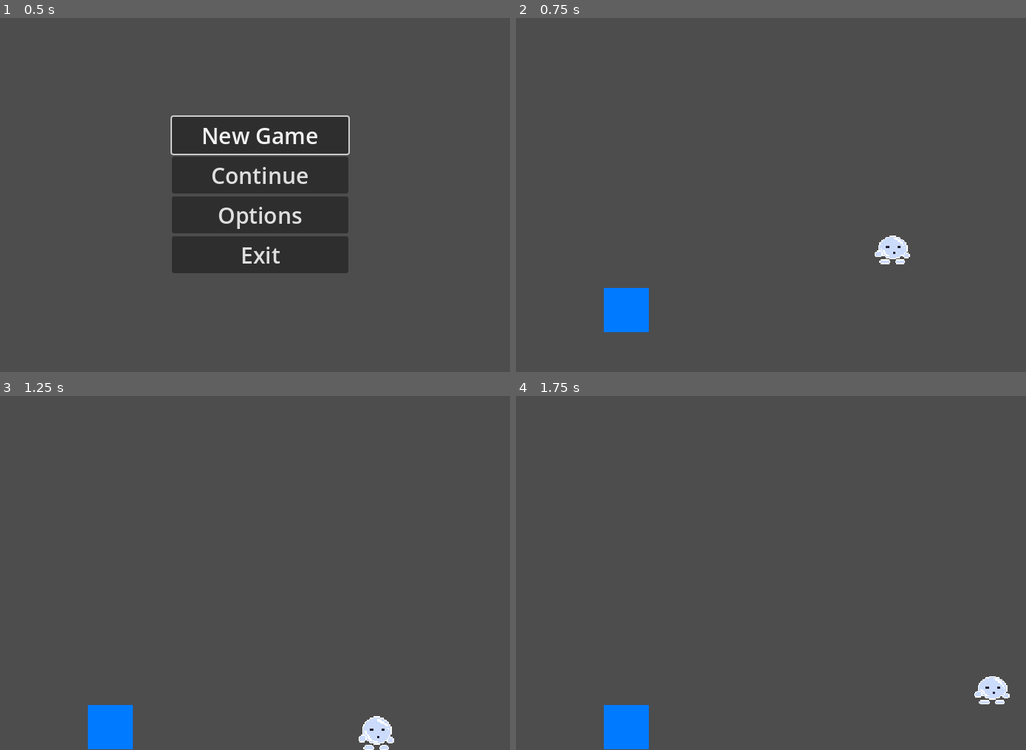
Above: before the commit, frames 1-4 (two rows, left to right).
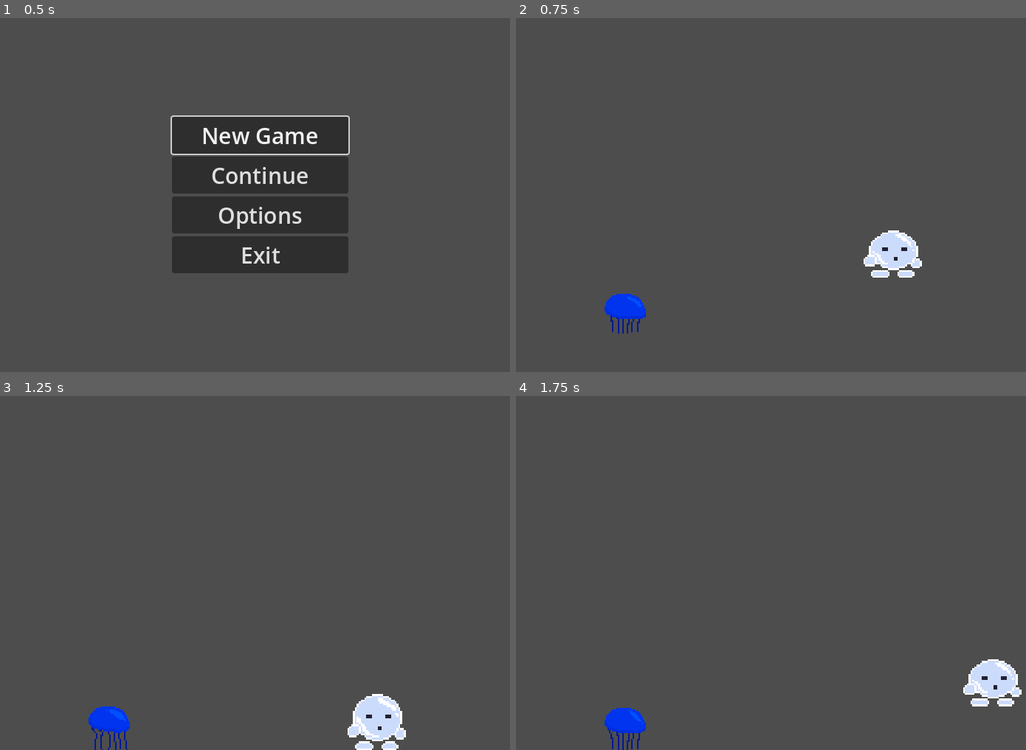
Above: after the commit, the same moments.

Repository: orestulis05/project-bubble
Game: Godot game, scene res://scenes/MainMenu.tscn
Same seed, same stepped clock (60 frames per second), same inputs: the game is played once before the commit and once after it.
Inputs:
- Up to frame 1 (0.5 s): no input
- Up to frame 2 (0.75 s): click "New Game" at 0.5 s
- Up to frame 3 (1.25 s): no input
- Up to frame 4 (1.75 s): hold D (move_right) from 1.28 s (still down); tap Space (jump) at 1.52 s

Frame 1 is identical in both runs. In frame 2, 1.9% of the frame differs, in the area x 17-80%, y 60-90%; in frame 3, 2.2%, in the area x 17-80%, y 84-100%; in frame 4, 2.0%.

Commit message:
Added Jellyfish texture and animation

Diff:
--- a/scenes/Jellyfish.tscn
+++ b/scenes/Jellyfish.tscn
@@ -1,7 +1,43 @@
-[gd_scene load_steps=5 format=3 uid="uid://xkyofka08ymv"]
+[gd_scene load_steps=10 format=3 uid="uid://xkyofka08ymv"]
 
-[ext_resource type="Texture2D" uid="uid://3lbad4ppcyd2" path="res://textures/16x16_rect.png" id="1_7mf10"]
 [ext_resource type="Script" path="res://scripts/jellyfish.gd" id="1_qo2dn"]
+[ext_resource type="Texture2D" uid="uid://b15kul56jcfpo" path="res://textures/jelly.png" id="2_ma8tx"]
+
+[sub_resource type="AtlasTexture" id="AtlasTexture_e6vds"]
+atlas = ExtResource("2_ma8tx")
+region = Rect2(0, 0, 32, 32)
+
+[sub_resource type="AtlasTexture" id="AtlasTexture_8ns3p"]
+atlas = ExtResource("2_ma8tx")
+region = Rect2(32, 0, 32, 32)
+
+[sub_resource type="AtlasTexture" id="AtlasTexture_oewgg"]
+atlas = ExtResource("2_ma8tx")
+region = Rect2(64, 0, 32, 32)
+
+[sub_resource type="AtlasTexture" id="AtlasTexture_7gojb"]
+atlas = ExtResource("2_ma8tx")
+region = Rect2(96, 0, 32, 32)
+
+[sub_resource type="SpriteFrames" id="SpriteFrames_gtlco"]
+animations = [{
+"frames": [{
+"duration": 1.0,
+"texture": SubResource("AtlasTexture_e6vds")
+}, {
+"duration": 1.0,
+"texture": SubResource("AtlasTexture_8ns3p")
+}, {
+"duration": 1.0,
+"texture": SubResource("AtlasTexture_oewgg")
+}, {
+"duration": 1.0,
+"texture": SubResource("AtlasTexture_7gojb")
+}],
+"loop": true,
+"name": &"default",
+"speed": 2.0
+}]
 
 [sub_resource type="RectangleShape2D" id="RectangleShape2D_v6nl7"]
 size = Vector2(63.5, 63.5)
@@ -12,11 +48,14 @@
 [node name="Jellyfish" type="RigidBody2D"]
 script = ExtResource("1_qo2dn")
 
-[node name="16x16Rect" type="Sprite2D" parent="."]
+[node name="16x16Rect" type="AnimatedSprite2D" parent="."]
 modulate = Color(0, 0.478431, 1, 1)
-position = Vector2(-9.25, 9.25)
-scale = Vector2(3.78125, 3.78125)
-texture = ExtResource("1_7mf10")
+texture_filter = 1
+position = Vector2(-9, 9.5)
+scale = Vector2(2, 2)
+sprite_frames = SubResource("SpriteFrames_gtlco")
+autoplay = "default"
+frame_progress = 0.266108
 
 [node name="CollisionShape2D" type="CollisionShape2D" parent="."]
 position = Vector2(-8.75, 8.75)
--- a/scenes/TestingMap.tscn
+++ b/scenes/TestingMap.tscn
@@ -18,6 +18,7 @@
 
 [node name="Player" parent="." groups=["Player"] instance=ExtResource("1_sljc5")]
 position = Vector2(509, 288)
+scale = Vector2(5, 5)
 
 [node name="TileMapLayer" type="TileMapLayer" parent="."]
 tile_map_data = PackedByteArray("AAD+/x4AAAAAAAAAAAD+/x8AAAAAAAAAAAD+/yAAAAAAAAAAAAD+/yEAAAAAAAAAAAD+/yIAAAAAAAAAAAD//x …(5040 unchanged characters)…
Not shown: 1 places in scenes/TestingMap.tscn that only renumber resources
Binary file added: textures/jelly.png
Not shown, added: textures/jelly.png.import
